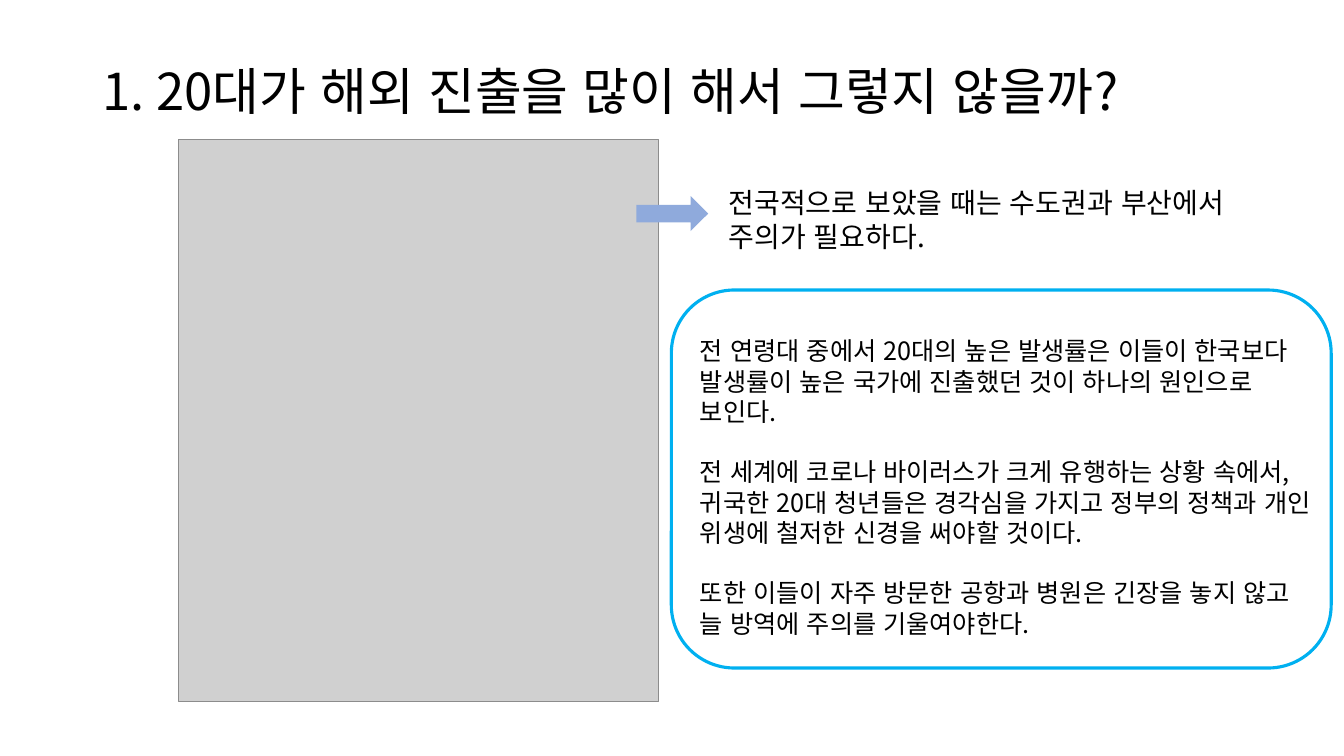
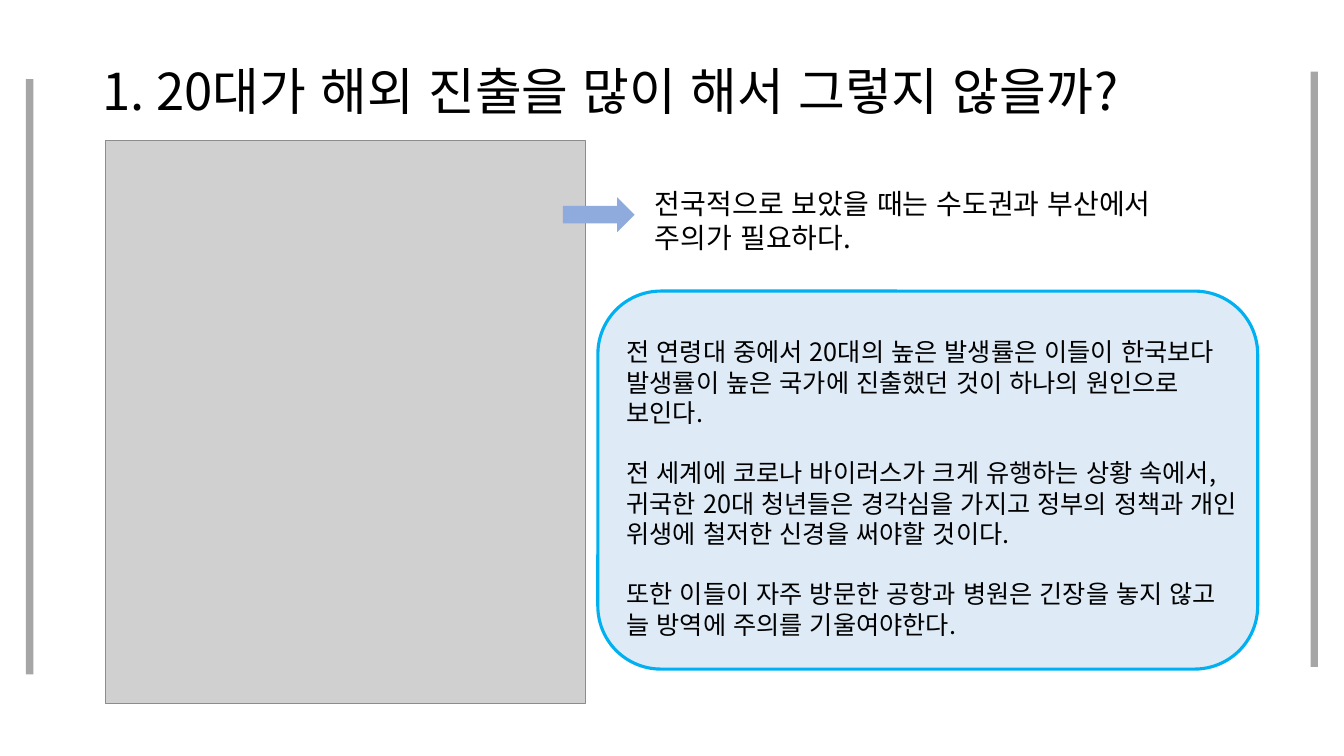
Before and after one commit to JooEHyeon/CORONA19_data_analysis, a slide deck: slide 8 of 최종합본.pptx (slide 7 before the commit). Drawn at 1344x756 pixels with LibreOffice and Linux fonts; fonts in the diff are those of the drawing; grey boxes stand for pictures. Boxes give left, top, right and bottom in pixels: in the first picture for what was removed or moved away, otherwise in the second. Text is boxed around its words. In the diff, an @@ line names an element or a change of style, - is before the commit and + after.

```diff
--- a/최종합본.pptx
+++ b/최종합본.pptx
@@ rectangle added at box(26, 79, 33, 675), fill #A6A6A6 @@
@@ rectangle added at box(1311, 72, 1318, 667), fill #A6A6A6 @@
@@ 2 texts, 1 picture, 1 down arrow, 1 rounded rectangle: place and size @@
-2 texts, 1 picture, 1 down arrow, 1 rounded rectangle at box(178, 139, 1332, 702)
+2 texts, 1 picture, 1 down arrow, 1 rounded rectangle at box(105, 140, 1258, 703)
@@ rounded rectangle at box(598, 291, 1258, 669): fill none to #DEEBF7 @@
```
Also in this commit, not shown: 24 other slides changed, 1 slide added, 2 slides removed.
